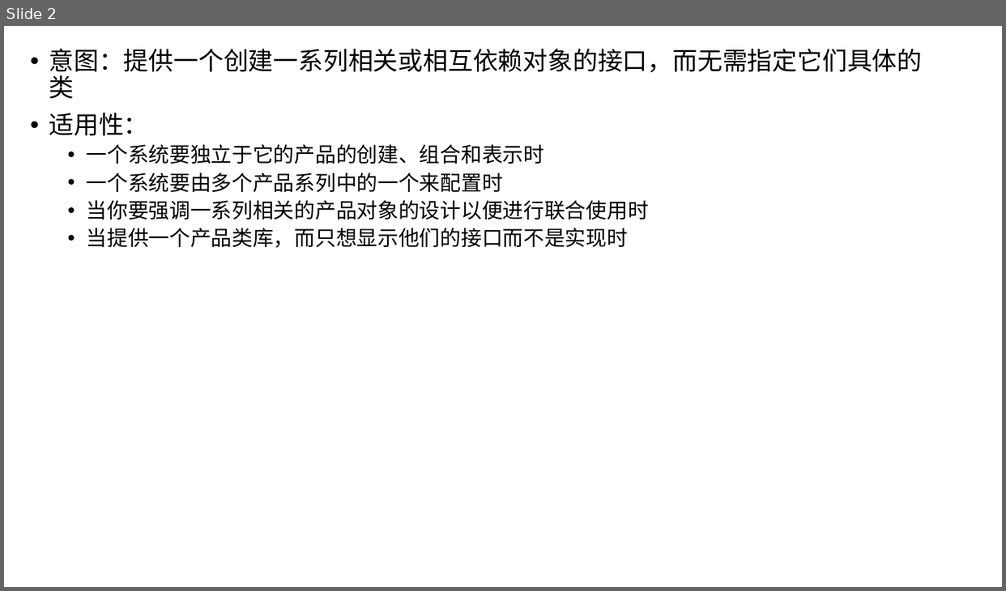
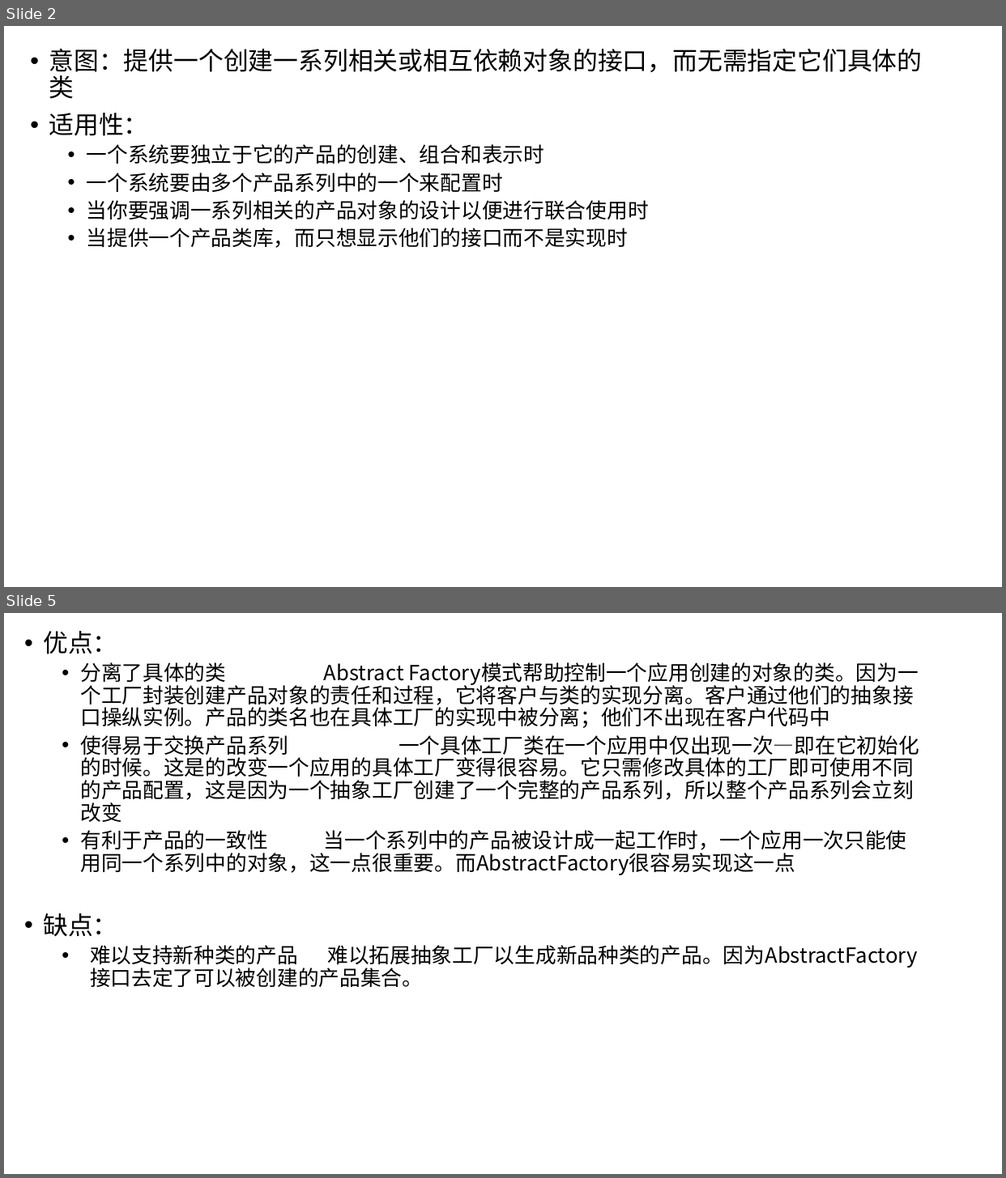
Before and after one commit to dengguoqing93/designNew, a slide deck: docment/抽象工厂模式.pptx. Shown one above the other, each under a label of ours: slide 2 before the commit, slides 2 and 5 after it; the slides between them are not shown. The pictures are 1006x591 and 1006x1178 pixels, drawn with LibreOffice and Linux fonts; fonts in the diff are those of the drawing. Boxes give left, top, right and bottom in pixels: in the first picture for what was removed or moved away, otherwise in the second. Text is boxed around its words. In the diff, an @@ line names an element or a change of style, - is before the commit and + after.

Commit message:
抽象工厂
抽象工厂ppt 构建者模式UML

```diff
--- a/docment/抽象工厂模式.pptx
+++ b/docment/抽象工厂模式.pptx
@@ slide 5 added at <box>4,613,1002,1174</box>, background #FFFFFF @@
@@ text added at <box>43,631,919,987</box>, 20 pt, text #000000 @@
+• 优点：
+  • 分离了具体的类 Abstract Factory模式帮助控制一个应用创建的对象的类。因为一个工厂封装创建产品对象的责任和过程，它将客户与类的实现分离。客户通过他们的抽象接口操纵实例。产品的类名也在具体工厂的实现中被分离；他们不出现在客户代码中
+  • 使得易于交换产品系列 一个具体工厂类在一个应用中仅出现一次—即在它初始化的时候。这是的改变一个应用的具体工厂变得很容易。它只需修改具体的工厂即可使用不同的产品配置，这是因为一个抽象工厂创建了一个完整的产品系列，所以整个产品系列会立刻改变
+  • 有利于产品的一致性 当一个系列中的产品被设计成一起工作时，一个应用一次只能使用同一个系列中的对象，这一点很重要。而AbstractFactory很容易实现这一点
+  • 缺点：
+    • 难以支持新种类的产品 难以拓展抽象工厂以生成新品种类的产品。因为AbstractFactory接口去定了可以被创建的产品集合。
```
Also in this commit, not shown: 1 slide changed, 1 other slide added, 1 other file.
